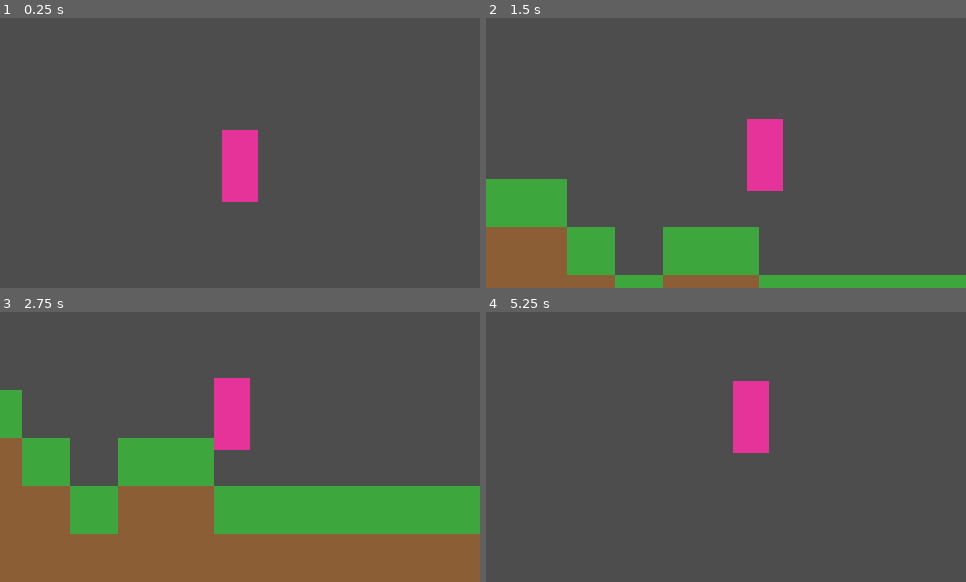
Above: before the commit, frames 1-4 (two rows, left to right).
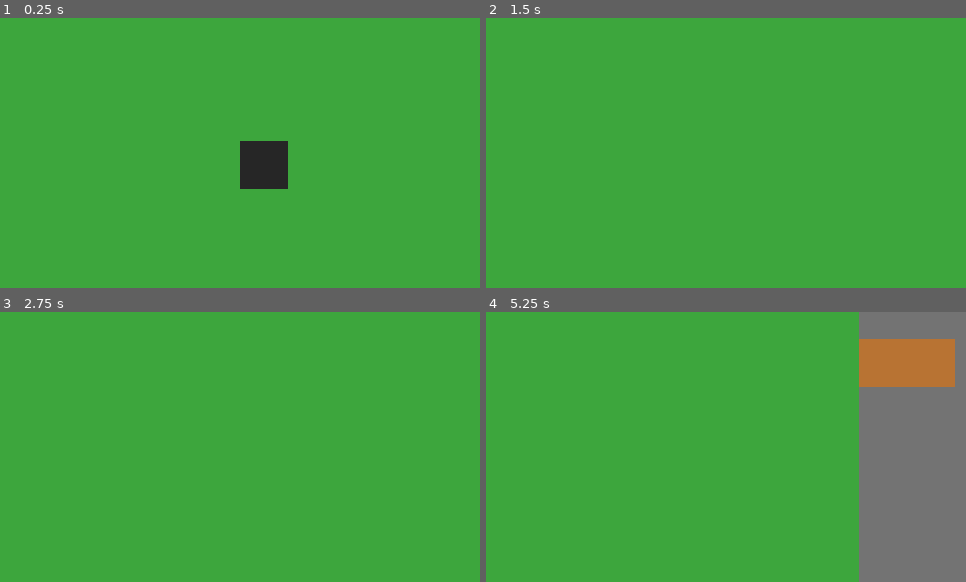
Above: after the commit, the same moments.

Repository: jjdcodingcollective-collab/element-heroes-the-periodic-wars
Game: Godot game, scene res://scenes/world/world.tscn
The game is run twice, just before and just after one commit, with the same random seed, the same clock (stepped at 60 frames per second) and the same inputs.
Inputs (mouse positions are in pixels of both pictures, inside the frame that each line leads up to):
- Up to frame 1 (0.25 s): no input
- Up to frame 2 (1.5 s): move the mouse to (831, 139) at 0.52 s; press the mouse at (831, 139) at 0.53 s; hold D (move_right) from 0.53 s (still down); tap Space (jump, bound only before the commit) at 0.77, 0.8, 1.07, 1.35 s; move the mouse to (630, 166) at 1.27 s; release the mouse at (630, 166) at 1.28 s
- Up to frame 3 (2.75 s): tap Space (jump, bound only before the commit) at 1.52, 1.82, 2.3 s; click (144, 460) at 1.55 s; move the mouse to (288, 387) at 2.02 s; release D (move_right) at 2.03 s; press the mouse at (288, 387) at 2.03 s; hold A (move_left) from 2.03 s (still down)
- Up to frame 4 (5.25 s): move the mouse to (702, 501) at 2.77 s; release A (move_left) at 2.78 s; release the mouse at (702, 501) at 2.78 s; hold D (move_right) 2.78-4.28 s; tap C (open_compendium) at 2.85 s; tap Space (jump, bound only before the commit) at 3.02, 3.32, 3.77, 3.8, 4.07, 4.35, 4.52, 4.82 s; click (702, 501) at 3.05 s; move the mouse to (870, 487) at 3.52 s; press the mouse at (870, 487) at 3.53 s; move the mouse to (582, 406) at 4.27 s; release the mouse at (582, 406) at 4.28 s; hold A (move_left) 4.28-5.03 s; click (582, 406) at 4.55 s; move the mouse to (750, 447) at 5.02 s; press the mouse at (750, 447) at 5.03 s; hold D (move_right) from 5.03 s (still down)

The runs differ from the first frame. In frame 1, 100% of the frame differs, in the area x 0-100%, y 0-100%; in frame 2, 89%; in frame 3, 82%; in frame 4, 100%.

Commit message:
Convert game from side-scroller to top-down perspective
- player.gd: Replace gravity/jump with 8-directional top-down movement
  - WASD/arrow keys move in all directions, no gravity
  - Placeholder rect resized to 12x12 (square, top-down)
- world.gd: Replace side-scroller terrain with top-down biome map
  - 6 biomes arranged as horizontal regions across the world (X axis)
  - Each biome has distinct base terrain, ore nodes, water/lava features
  - Digging ore leaves passable ground tile behind
- player.tscn: Remove DigRayCast, shrink collision shape to 10x10
- project.godot: Replace jump input with move_up + move_down (W/S/arrows)
- README.md: Update all side-scroller references to top-down
- game-development-plan.md: Update perspective and control descriptions

Co-Authored-By: Claude Sonnet 4.6 <noreply@anthropic.com>

Diff:
--- a/project.godot
+++ b/project.godot
@@ -46,11 +46,16 @@
 , Object(InputEventKey,"resource_local_to_scene":false,"resource_name":"","device":-1,"window_id":0,"alt_pressed":false …(186 unchanged characters)…
 ]
 }
-jump={
+move_up={
 "deadzone": 0.5,
-"events": [Object(InputEventKey,"resource_local_to_scene":fa …(140 unchanged characters)… d":false,"keycode":0,"physical_keycode":32,"key_label":0,"unicode":32,"location":0,"echo":false,"script":null)
-, Object(InputEventKey,"resource_local_to_scene":false,"resource_name":"","device":-1,"window_id":0,"alt_pressed":false,"shift_pressed":false,"ctrl_pressed":false,"meta_pressed":false,"pressed":false,"keycode":0,"physical_keycode":87,"key_label":0,"unicode":119,"location":0,"echo":false,"script":null)
+"events": [Object(InputEventKey,"resource_local_to_scene":fa …(140 unchanged characters)… d":false,"keycode":0,"physical_keycode":87,"key_label":0,"unicode":119,"location":0,"echo":false,"script":null)
 , Object(InputEventKey,"resource_local_to_scene":false,"resource_name":"","device":-1,"window_id":0,"alt_pressed":false …(186 unchanged characters)…
+]
+}
+move_down={
+"deadzone": 0.5,
+"events": [Object(InputEventKey,"resource_local_to_scene":false,"resource_name":"","device":-1,"window_id":0,"alt_pressed":false,"shift_pressed":false,"ctrl_pressed":false,"meta_pressed":false,"pressed":false,"keycode":0,"physical_keycode":83,"key_label":0,"unicode":115,"location":0,"echo":false,"script":null)
+, Object(InputEventKey,"resource_local_to_scene":false,"resource_name":"","device":-1,"window_id":0,"alt_pressed":false,"shift_pressed":false,"ctrl_pressed":false,"meta_pressed":false,"pressed":false,"keycode":0,"physical_keycode":4194322,"key_label":0,"unicode":0,"location":0,"echo":false,"script":null)
 ]
 }
 dig={
--- a/scenes/player/player.tscn
+++ b/scenes/player/player.tscn
@@ -1,13 +1,10 @@
-[gd_scene load_steps=5 format=3 uid="uid://player_main"]
+[gd_scene load_steps=4 format=3 uid="uid://player_main"]
 
 [ext_resource type="Script" path="res://scripts/player/player.gd" id="1_player"]
 [ext_resource type="Script" path="res://scripts/player/inventory.gd" id="2_inventory"]
 
 [sub_resource type="RectangleShape2D" id="RectangleShape2D_1"]
-size = Vector2(12, 24)
-
-[sub_resource type="PlaceholderTexture2D" id="PlaceholderTexture2D_1"]
-size = Vector2(16, 24)
+size = Vector2(10, 10)
 
 [node name="Player" type="CharacterBody2D"]
 script = ExtResource("1_player")
@@ -18,11 +15,6 @@
 shape = SubResource("RectangleShape2D_1")
 
 [node name="AnimatedSprite2D" type="AnimatedSprite2D" parent="."]
-position = Vector2(0, -4)
-
-[node name="DigRayCast" type="RayCast2D" parent="."]
-target_position = Vector2(32, 0)
-enabled = true
 
 [node name="Inventory" type="Node" parent="."]
 script = ExtResource("2_inventory")
--- a/scripts/player/player.gd
+++ b/scripts/player/player.gd
@@ -1,57 +1,44 @@
 extends CharacterBody2D
 
+# Top-down 8-directional movement. No gravity.
+
 const SPEED: float = 120.0
-const JUMP_VELOCITY: float = -280.0
 const TILE_SIZE: int = 16
 
 @onready var animated_sprite: AnimatedSprite2D = $AnimatedSprite2D
-@onready var dig_raycast: RayCast2D = $DigRayCast
 @onready var inventory: Node = $Inventory
 
-var gravity: float = ProjectSettings.get_setting("physics/2d/default_gravity")
-var is_on_floor_last: bool = false
-var facing_right: bool = true
+var facing: Vector2 = Vector2.DOWN  # tracks last move direction for dig aim
 
 func _ready() -> void:
-	# Draw a placeholder magenta rectangle so the player is visible without sprites
+	# Placeholder coloured rectangle — replace with sprite sheet later
 	var rect = ColorRect.new()
 	rect.color = Color(0.9, 0.2, 0.6)
-	rect.size = Vector2(12, 24)
-	rect.position = Vector2(-6, -24)
+	rect.size = Vector2(12, 12)
+	rect.position = Vector2(-6, -6)
 	add_child(rect)
 
-func _physics_process(delta: float) -> void:
-	_apply_gravity(delta)
-	_handle_jump()
+func _physics_process(_delta: float) -> void:
 	_handle_movement()
 	_update_animation()
 	move_and_slide()
 
-func _apply_gravity(delta: float) -> void:
-	if not is_on_floor():
-		velocity.y += gravity * delta
+func _handle_movement() -> void:
+	var dir := Vector2(
+		Input.get_axis("move_left", "move_right"),
+		Input.get_axis("move_up",   "move_down")
+	).normalized()
 
-func _handle_jump() -> void:
-	if Input.is_action_just_pressed("jump") and is_on_floor():
-		velocity.y = JUMP_VELOCITY
+	velocity = dir * SPEED
 
-func _handle_movement() -> void:
-	var direction := Input.get_axis("move_left", "move_right")
-	if direction != 0:
-		velocity.x = direction * SPEED
-		facing_right = direction > 0
-		animated_sprite.flip_h = not facing_right
-	else:
-		velocity.x = move_toward(velocity.x, 0, SPEED)
+	if dir != Vector2.ZERO:
+		facing = dir
 
 func _update_animation() -> void:
-	# AnimatedSprite2D animations are optional for now — skip if no frames loaded
 	if animated_sprite.sprite_frames == null:
 		return
-	if not is_on_floor():
-		animated_sprite.play("jump")
-	elif abs(velocity.x) > 1:
-		animated_sprite.play("run")
+	if velocity.length() > 1:
+		animated_sprite.play("walk")
 	else:
 		animated_sprite.play("idle")
 
@@ -64,7 +51,7 @@
 		get_tree().call_group("ui", "toggle_compendium")
 
 func _try_dig() -> void:
-	# Cast toward mouse position to determine dig target tile
+	# Dig the tile the mouse is hovering over
 	var mouse_pos = get_global_mouse_position()
 	var world_node = get_parent()
 	if world_node.has_method("dig_tile"):
--- a/scripts/world/world.gd
+++ b/scripts/world/world.gd
@@ -1,37 +1,49 @@
 extends Node2D
 
-# World — procedural world using ColorRect tiles. No TileSet asset needed.
-# Each tile is a ColorRect child node, coloured by type.
-# Phase 2 will replace this with a proper TileMap + sprite sheet.
+# World — top-down procedural world using ColorRect tiles.
+# Camera looks straight down. Biomes spread across the X/Y plane.
+# Phase 2 will replace ColorRects with a proper TileMap + sprite sheet.
 
 const TILE_SIZE: int = 16
-const WORLD_WIDTH: int = 200   # tiles (reduced for prototype performance)
-const WORLD_HEIGHT: int = 120  # tiles
-const SEA_LEVEL: int = 40      # tile row where surface starts
+const WORLD_WIDTH: int  = 200  # tiles
+const WORLD_HEIGHT: int = 200  # tiles
 
 # Tile colours
-const COLOR_SKY   := Color(0.53, 0.81, 0.98)   # light blue
-const COLOR_DIRT  := Color(0.55, 0.37, 0.21)   # brown
-const COLOR_STONE := Color(0.45, 0.45, 0.45)   # grey
-const COLOR_GRASS := Color(0.24, 0.65, 0.24)   # green (surface row)
+const COLOR_GRASS  := Color(0.24, 0.65, 0.24)   # open ground
+const COLOR_DIRT   := Color(0.55, 0.37, 0.21)   # soft terrain
+const COLOR_STONE  := Color(0.45, 0.45, 0.45)   # hard terrain
+const COLOR_WATER  := Color(0.20, 0.55, 0.90)   # water tiles (impassable)
+const COLOR_SAND   := Color(0.87, 0.80, 0.55)   # sandy areas
+const COLOR_LAVA   := Color(0.95, 0.35, 0.05)   # lava (impassable, damages)
 
 # Ore colours by element symbol
 const ORE_COLORS := {
-	"Na": Color(0.9,  0.9,  0.3),   # yellow
-	"K":  Color(0.8,  0.6,  0.9),   # purple
-	"C":  Color(0.15, 0.15, 0.15),  # dark (coal)
-	"Fe": Color(0.7,  0.35, 0.1),   # rust orange
-	"Cu": Color(0.72, 0.45, 0.2),   # copper
-	"Zn": Color(0.6,  0.75, 0.75),  # teal
-	"Ni": Color(0.5,  0.7,  0.5),   # pale green
-	"Ag": Color(0.85, 0.85, 0.90),  # silver
-	"Au": Color(1.0,  0.85, 0.0),   # gold
-	"Pt": Color(0.9,  0.95, 1.0),   # platinum white
-	"U":  Color(0.2,  0.8,  0.2),   # radioactive green
-	"Th": Color(0.3,  0.9,  0.4),   # thorium green
+	"Na": Color(0.9,  0.9,  0.3),
+	"K":  Color(0.8,  0.6,  0.9),
+	"C":  Color(0.15, 0.15, 0.15),
+	"Fe": Color(0.7,  0.35, 0.1),
+	"Cu": Color(0.72, 0.45, 0.2),
+	"Zn": Color(0.6,  0.75, 0.75),
+	"Ni": Color(0.5,  0.7,  0.5),
+	"Ag": Color(0.85, 0.85, 0.90),
+	"Au": Color(1.0,  0.85, 0.0),
+	"Pt": Color(0.9,  0.95, 1.0),
+	"U":  Color(0.2,  0.8,  0.2),
+	"Th": Color(0.3,  0.9,  0.4),
 }
 
-# tile_data[Vector2i] = { "type": "dirt"|"stone"|"ore"|"air", "element": "Fe" }
+# Biome regions (by tile X range) — mirrors story biomes
+# Surface Plains | Underground Mines | Crystal Caverns | Sky Islands | Ocean Floor | Magma Layer
+const BIOMES := [
+	{ "name": "surface_plains",   "x_start": 0,   "x_end": 39,  "base": "grass", "elements": ["Na","K","C"] },
+	{ "name": "underground_mines","x_start": 40,  "x_end": 79,  "base": "stone", "elements": ["Fe","Cu","Zn","Ni"] },
+	{ "name": "crystal_caverns",  "x_start": 80,  "x_end": 109, "base": "stone", "elements": ["Ag","Au"] },
+	{ "name": "sky_islands",      "x_start": 110, "x_end": 139, "base": "dirt",  "elements": ["K","Na"] },
+	{ "name": "ocean_floor",      "x_start": 140, "x_end": 169, "base": "sand",  "elements": ["Cu","Zn"] },
+	{ "name": "magma_layer",      "x_start": 170, "x_end": 199, "base": "stone", "elements": ["U","Th","Pt"] },
+]
+
+# tile_data[Vector2i] = { "type": String, "element": String, "passable": bool }
 var tile_data: Dictionary = {}
 var tile_nodes: Dictionary = {}  # Vector2i -> ColorRect
 
@@ -41,39 +53,63 @@
 func _generate_world() -> void:
 	var noise = FastNoiseLite.new()
 	noise.seed = randi()
-	noise.frequency = 0.04
+	noise.frequency = 0.05
 
 	for x in range(WORLD_WIDTH):
-		var surface_y = SEA_LEVEL + int(noise.get_noise_1d(x) * 8)
+		var biome = _get_biome(x)
 		for y in range(WORLD_HEIGHT):
 			var coords = Vector2i(x, y)
-			if y < surface_y:
-				tile_data[coords] = { "type": "air", "element": "" }
-				# Don't create a node for air — sky is the background colour
-			elif y == surface_y:
-				_create_tile(coords, COLOR_GRASS, "dirt", "")
-			else:
-				var depth = y - surface_y
-				var ore_noise = noise.get_noise_2d(x * 3.7, y * 3.7)
-				var element = _get_ore_for_depth(depth, ore_noise)
-				if element != "":
-					_create_tile(coords, ORE_COLORS.get(element, Color.WHITE), "ore", element)
-				else:
-					var color = COLOR_DIRT if depth < 8 else COLOR_STONE
-					var type  = "dirt"    if depth < 8 else "stone"
-					_create_tile(coords, color, type, "")
+			var n = noise.get_noise_2d(x, y)
 
-func _create_tile(coords: Vector2i, color: Color, type: String, element: String) -> void:
+			# Water/lava borders between biomes
+			if biome.name == "ocean_floor" and n > 0.3:
+				_create_tile(coords, COLOR_WATER, "water", "", false)
+				continue
+			if biome.name == "magma_layer" and n > 0.4:
+				_create_tile(coords, COLOR_LAVA, "lava", "", false)
+				continue
+
+			# Scatter impassable terrain rocks
+			if n > 0.55:
+				var base_color = COLOR_STONE if biome.base == "stone" else COLOR_DIRT
+				_create_tile(coords, base_color, "rock", "", false)
+				continue
+
+			# Ore nodes
+			var ore_noise = noise.get_noise_2d(x * 4.1, y * 4.1)
+			if ore_noise > 0.5 and biome.elements.size() > 0:
+				var idx = int(abs(ore_noise * 10)) % biome.elements.size()
+				var element = biome.elements[idx]
+				_create_tile(coords, ORE_COLORS.get(element, Color.WHITE), "ore", element, true)
+				continue
+
+			# Open ground
+			var base_color = _base_color(biome.base)
+			_create_tile(coords, base_color, biome.base, "", true)
+
+func _get_biome(x: int) -> Dictionary:
+	for b in BIOMES:
+		if x >= b.x_start and x <= b.x_end:
+			return b
+	return BIOMES[0]
+
+func _base_color(base: String) -> Color:
+	match base:
+		"grass": return COLOR_GRASS
+		"stone": return COLOR_STONE
+		"sand":  return COLOR_SAND
+		_:       return COLOR_DIRT
+
+func _create_tile(coords: Vector2i, color: Color, type: String, element: String, passable: bool) -> void:
 	var rect = ColorRect.new()
 	rect.color = color
 	rect.size = Vector2(TILE_SIZE, TILE_SIZE)
 	rect.position = Vector2(coords.x * TILE_SIZE, coords.y * TILE_SIZE)
 	add_child(rect)
-	tile_data[coords] = { "type": type, "element": element }
+	tile_data[coords] = { "type": type, "element": element, "passable": passable }
 	tile_nodes[coords] = rect
 
-	# Add a StaticBody2D for solid tiles so the player collides with them
-	if type != "air":
+	if not passable:
 		var body = StaticBody2D.new()
 		body.position = rect.position + Vector2(TILE_SIZE / 2.0, TILE_SIZE / 2.0)
 		var shape = CollisionShape2D.new()
@@ -85,44 +121,26 @@
 		add_child(body)
 		tile_data[coords]["body"] = body
 
-func _get_ore_for_depth(depth: int, noise_val: float) -> String:
-	if depth < 15:
-		if noise_val > 0.6:  return "Na"
-		if noise_val > 0.55: return "K"
-		if noise_val > 0.5:  return "C"
-	elif depth < 50:
-		if noise_val > 0.65: return "Fe"
-		if noise_val > 0.6:  return "Cu"
-		if noise_val > 0.55: return "Zn"
-		if noise_val > 0.5:  return "Ni"
-	elif depth < 100:
-		if noise_val > 0.7:  return "Ag"
-		if noise_val > 0.65: return "Au"
-		if noise_val > 0.6:  return "Pt"
-	else:
-		if noise_val > 0.8:  return "U"
-		if noise_val > 0.75: return "Th"
-	return ""
-
 func world_to_tile(world_pos: Vector2) -> Vector2i:
 	return Vector2i(int(world_pos.x / TILE_SIZE), int(world_pos.y / TILE_SIZE))
 
-# Dig a tile — removes its visual and collision, returns element symbol (or "")
 func dig_tile(tile_coords: Vector2i) -> String:
 	var data = tile_data.get(tile_coords, {})
-	if data.is_empty() or data["type"] == "air":
+	if data.is_empty() or not data.get("passable", true):
+		return ""
+	# Only ore tiles yield elements
+	var element = data.get("element", "")
+	if element == "":
 		return ""
 
-	var element = data.get("element", "")
-
-	# Remove visual
 	if tile_nodes.has(tile_coords):
 		tile_nodes[tile_coords].queue_free()
 		tile_nodes.erase(tile_coords)
-
-	# Remove collision body
 	if data.has("body"):
 		data["body"].queue_free()
 
-	tile_data[tile_coords] = { "type": "air", "element": "" }
+	# Leave open ground behind
+	var biome = _get_biome(tile_coords.x)
+	var base_color = _base_color(biome.base)
+	_create_tile(tile_coords, base_color, biome.base, "", true)
 	return element
Not shown, changed: .claude/plans/game-development-plan.md
Not shown, changed: README.md
